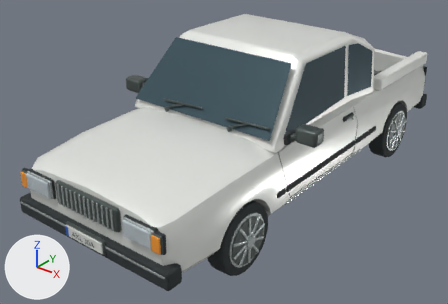
Before and after pictures for a commit that changed the glTF model vehicles/a_traktor.glb.
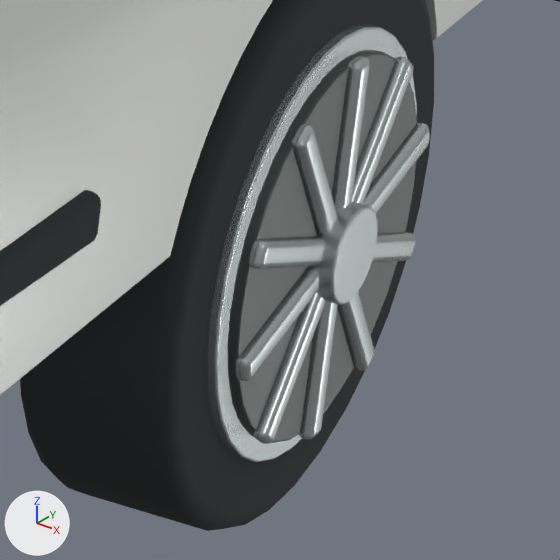
The first picture shows the older version from a camera (50 mm lens) standing at (3.43, -4.92, 3.21) and looking at (-0.16, -0.43, 0.42). The close-ups show the older and then the newer version on the part from 82% to 93% of the width and 36% to 53% of the height of that picture. Only the edits that show in the close-ups are written down. Arrows for +X, +Y and +Z are at lower left; the lights stay in place. Where no turn or scale is listed for an object, it has been applied to the vertices. Vertices at exactly the same position are counted once.

In view in the first close-up: 'Alloy wheel spoke.030', 'Alloy wheel spoke.031', 'Alloy wheel spoke.035', 'Alloy wheel spoke.036', 'Alloy wheel spoke.037', 'Alloy wheel spoke.039', 'Alloy wheel.003', 'Bodyside moulding.005', 'Center cap.003', 'Däck.003', 'Pressed steel body', 'Wheel hub recess.003' and 4 more.
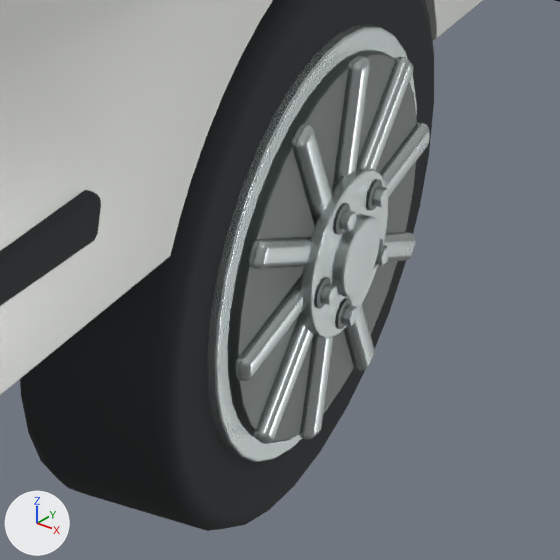
Location of each change, [x1, y1, x2, y2] in pixels of the close-ups (560 x 560 px):
'Wheel hub flange.003', added
    after: [300, 167, 388, 338]
'Center cap.003', reshaped, moved (25% narrower, 18% shorter)
    before: [314, 202, 378, 305]
    after: [332, 214, 380, 298]
'Wheel lug nut.019', added
    after: [339, 209, 357, 231]
'Wheel lug nut.018', added
    after: [320, 283, 338, 305]
'Wheel lug nut.015', added
    after: [371, 186, 389, 207]
'Wheel lug nut.017', added
    after: [341, 304, 358, 326]
'Wheel bolt recess.019', added
    after: [333, 203, 350, 235]
'Wheel bolt recess.018', added
    after: [314, 277, 331, 309]
'Wheel bolt recess.017', added
    after: [335, 298, 352, 329]
'Wheel lug nut.016', added
    after: [375, 244, 390, 266]
'Wheel bolt recess.015', added
    after: [366, 179, 382, 211]

The change in detail:
me_cylinder_027 is used by ob_center_cap_003; location (0.93, 1.39, 0.322).
me_cylinder_027 had 192 vertices, 380 faces and spanned x -0.012..0.012, y -0.054..0.054, z -0.054..0.054.
me_cylinder_027 now has 192 vertices, 380 faces and spans x -0.008..0.008, y -0.044..0.044, z -0.044..0.044.
me_cylinder_027 part 1: 192 of 192 vertices moved; they spanned x -0.012..0.012, y -0.054..0.054, z -0.054..0.054 and now span x -0.008..0.008, y -0.044..0.044, z -0.044..0.044; mean shift (0.0, 0.0, 0.0).
Mesh me_cylinder_061 is new.
It has 84 vertices, 164 faces and spans x -0.006..0.006, y -0.0108..0.0108, z -0.0095..0.0095.
It uses material mat_brushed_equipment_metal (light grey #c4cdcb).
Mesh me_cylinder_050 is new.
It has 192 vertices, 380 faces and spans x -0.007..0.007, y -0.092..0.092, z -0.092..0.092.
It uses material mat_brushed_equipment_metal (light grey #c4cdcb).
Mesh me_cylinder_060 is new.
It has 192 vertices, 380 faces and spans x -0.0025..0.0025, y -0.017..0.017, z -0.017..0.017.
It uses material mat_graphite_trim (dark grey #4d5755).
Object 'Center cap.003' (ob_center_cap_003) moves from (0.93, 1.39, 0.322) to (0.941, 1.39, 0.322).
Object 'Wheel lug nut.019' (ob_wheel_lug_nut_019) is new; it shows me_cylinder_061.
Its location is (0.943, 1.35, 0.377).
Object 'Wheel lug nut.018' (ob_wheel_lug_nut_018) is new; it shows a copy of me_cylinder_061.
Its location is (0.943, 1.325, 0.301).
Object 'Wheel lug nut.017' (ob_wheel_lug_nut_017) is new; it shows a copy of me_cylinder_061.
Its location is (0.943, 1.39, 0.254).
Object 'Wheel lug nut.016' (ob_wheel_lug_nut_016) is new; it shows a copy of me_cylinder_061.
Its location is (0.943, 1.455, 0.301).
Object 'Wheel lug nut.015' (ob_wheel_lug_nut_015) is new; it shows a copy of me_cylinder_061.
Its location is (0.943, 1.43, 0.377).
Object 'Wheel hub flange.003' (ob_wheel_hub_flange_003) is new; it shows me_cylinder_050.
Its location is (0.929, 1.39, 0.322).
Object 'Wheel bolt recess.019' (ob_wheel_bolt_recess_019) is new; it shows me_cylinder_060.
Its location is (0.936, 1.35, 0.377).
Object 'Wheel bolt recess.018' (ob_wheel_bolt_recess_018) is new; it shows a copy of me_cylinder_060.
Its location is (0.936, 1.325, 0.301).
Object 'Wheel bolt recess.017' (ob_wheel_bolt_recess_017) is new; it shows a copy of me_cylinder_060.
Its location is (0.936, 1.39, 0.254).
Object 'Wheel bolt recess.015' (ob_wheel_bolt_recess_015) is new; it shows a copy of me_cylinder_060.
Its location is (0.936, 1.43, 0.377).
